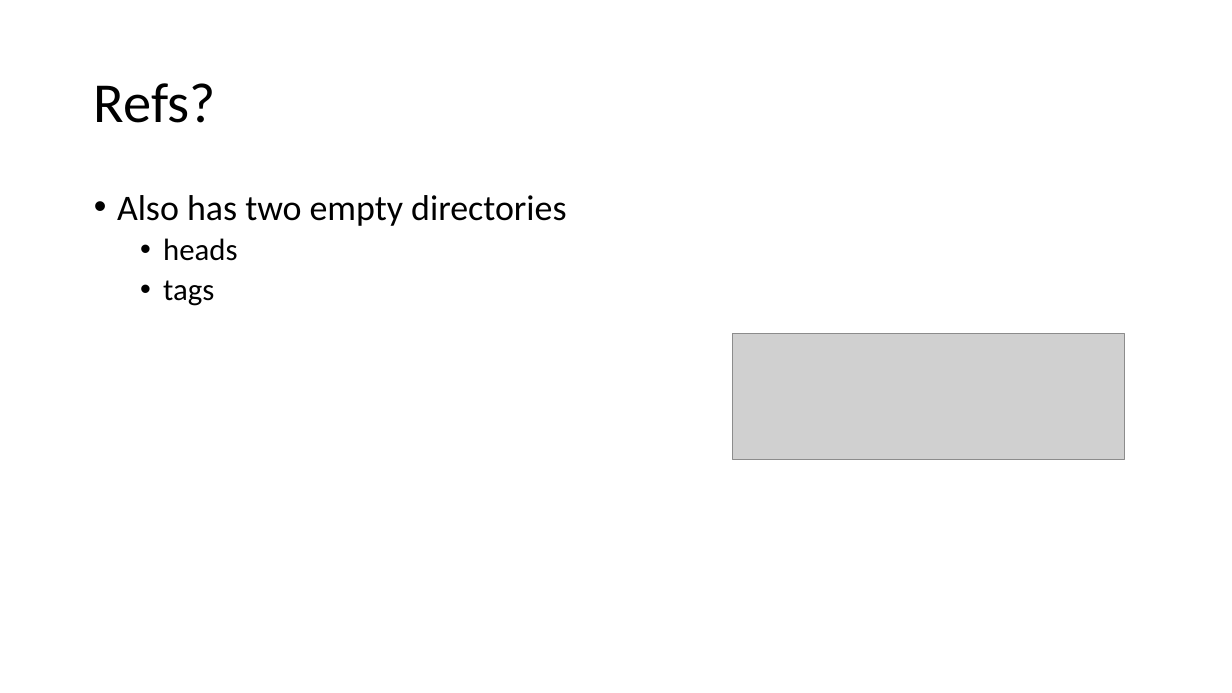
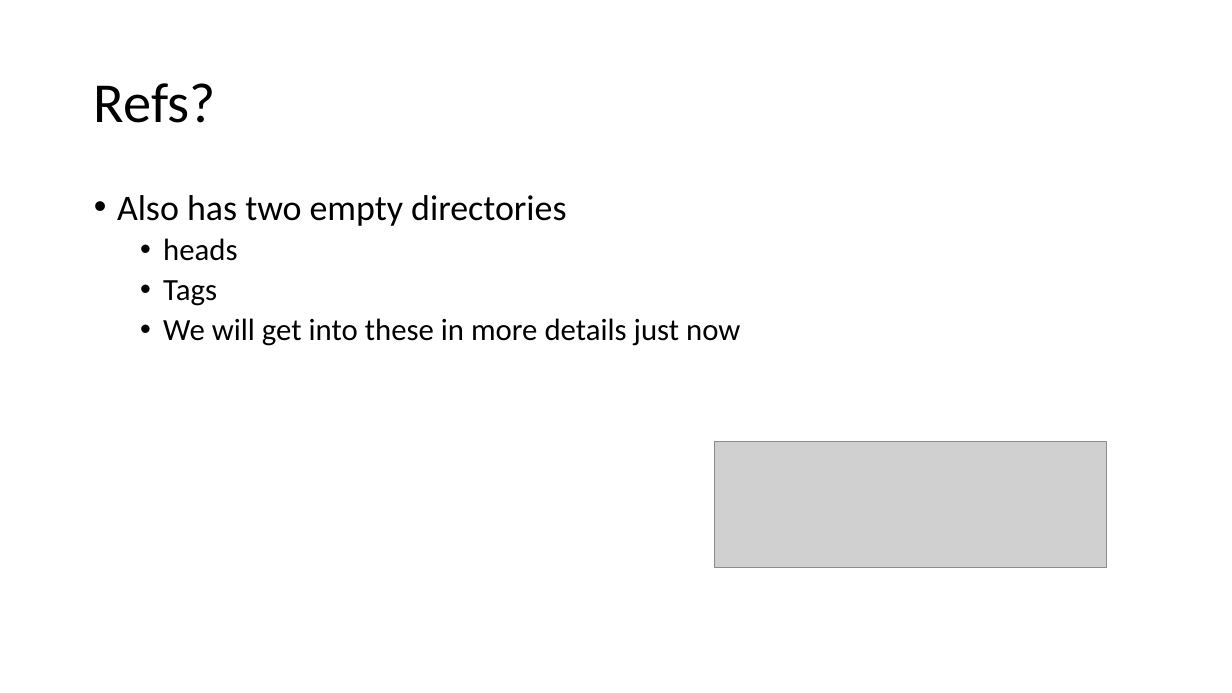
Before and after one commit to milodotnet/bootcamp, a slide deck: slide 91 of SourceControlPresentation.pptx (slide 32 before the commit). Drawn at 1232x693 pixels with LibreOffice and Linux fonts; fonts in the diff are those of the drawing; grey boxes stand for pictures. Boxes give left, top, right and bottom in pixels: in the first picture for what was removed or moved away, otherwise in the second. Text is boxed around its words. In the diff, an @@ line names an element or a change of style, - is before the commit and + after.

```diff
--- a/SourceControlPresentation.pptx
+++ b/SourceControlPresentation.pptx
@@ text at box(163, 280, 740, 346): text changed @@
-  • tags
+  • Tags
+  • We will get into these in more details just now
@@ picture: place and size @@
-picture at box(733, 334, 1125, 459)
+picture at box(715, 442, 1107, 567)
```
Also in this commit, not shown: 18 other slides changed, 52 slides added, 9 slides removed.
